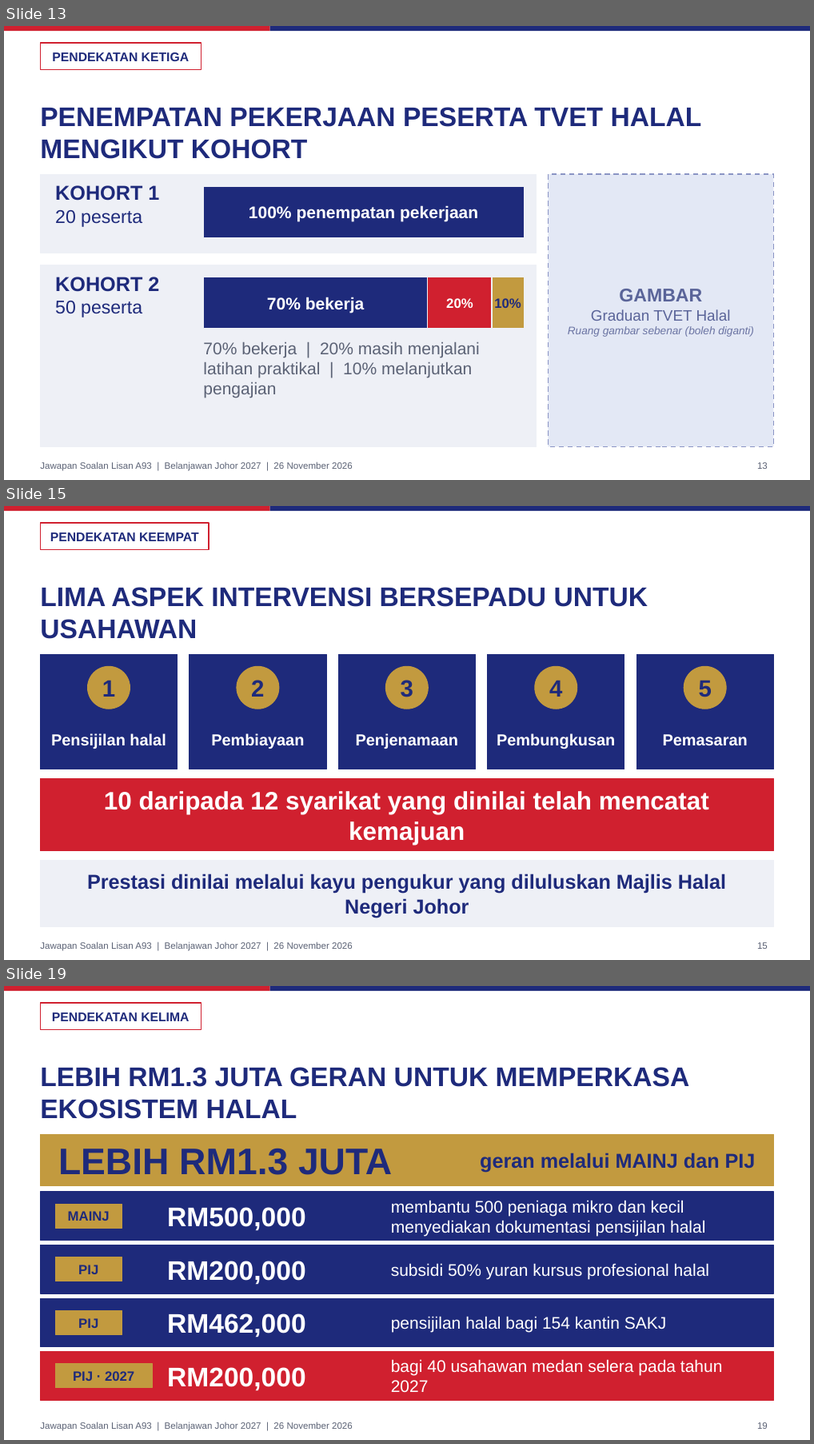
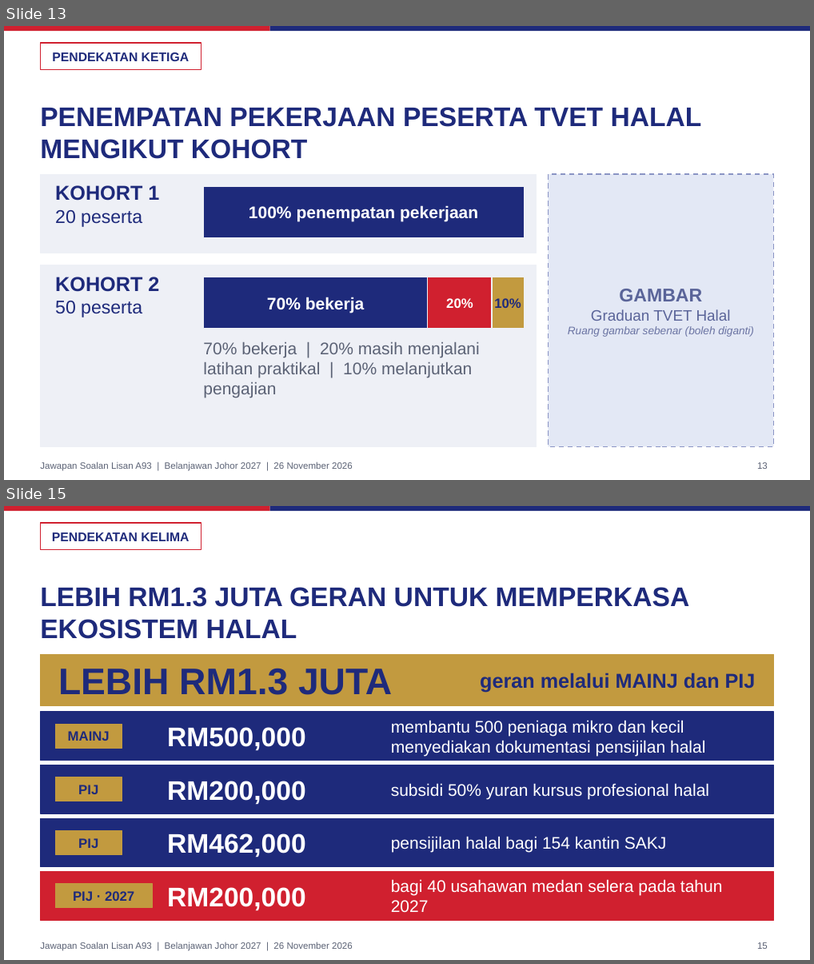
Before and after one commit to nawaljoe/Nawal, a slide deck: slides/A93_Halal_Johor_16x9.pptx. Shown one above the other, each under a label of ours: slides 13, 15 and 19 before the commit, slides 13 and 15 after it; the slides between them are not shown. The pictures are 814x1444 and 814x964 pixels, drawn with LibreOffice and Linux fonts; fonts in the diff are those of the drawing; background and template pictures are left out. Boxes give left, top, right and bottom in pixels: in the first picture for what was removed or moved away, otherwise in the second. Text is boxed around its words. In the diff, an @@ line names an element or a change of style, - is before the commit and + after.

```diff
--- a/slides/A93_Halal_Johor_16x9.pptx
+++ b/slides/A93_Halal_Johor_16x9.pptx
@@ slide 15 removed at (x1=4, y1=506, x2=810, y2=960), background #FFFFFF; not listed: 3 template elements that a slide beside it also shows @@
@@ rectangle removed at (x1=40, y1=523, x2=209, y2=549) @@
@@ text removed at (x1=50, y1=532, x2=199, y2=541) @@
-PENDEKATAN KEEMPAT
@@ title removed at (x1=40, y1=587, x2=649, y2=639) @@
-LIMA ASPEK INTERVENSI BERSEPADU UNTUK USAHAWAN
@@ rectangle removed at (x1=40, y1=654, x2=178, y2=769) @@
@@ ellipse removed at (x1=87, y1=666, x2=130, y2=708) @@
@@ rectangle removed at (x1=190, y1=654, x2=327, y2=769) @@
@@ ellipse removed at (x1=237, y1=666, x2=279, y2=708) @@
@@ rectangle removed at (x1=338, y1=654, x2=476, y2=769) @@
@@ ellipse removed at (x1=386, y1=666, x2=429, y2=708) @@
@@ rectangle removed at (x1=488, y1=654, x2=626, y2=769) @@
@@ ellipse removed at (x1=535, y1=666, x2=578, y2=708) @@
@@ rectangle removed at (x1=637, y1=654, x2=774, y2=769) @@
@@ ellipse removed at (x1=685, y1=666, x2=727, y2=708) @@
@@ text removed at (x1=102, y1=680, x2=115, y2=696) @@
-1
@@ text removed at (x1=251, y1=680, x2=264, y2=696) @@
-2
@@ text removed at (x1=401, y1=680, x2=414, y2=697) @@
-3
@@ text removed at (x1=550, y1=680, x2=562, y2=696) @@
-4
@@ text removed at (x1=699, y1=680, x2=712, y2=697) @@
-5
@@ text removed at (x1=51, y1=733, x2=166, y2=748) @@
-Pensijilan halal
@@ text removed at (x1=211, y1=733, x2=304, y2=748) @@
-Pembiayaan
@@ text removed at (x1=356, y1=733, x2=458, y2=748) @@
-Penjenamaan
@@ text removed at (x1=497, y1=733, x2=615, y2=748) @@
-Pembungkusan
@@ text removed at (x1=663, y1=734, x2=748, y2=745) @@
-Pemasaran
@@ rectangle removed at (x1=40, y1=778, x2=774, y2=851) @@
@@ text removed at (x1=104, y1=791, x2=710, y2=844) @@
-10 daripada 12 syarikat yang dinilai telah mencatat kemajuan
@@ rectangle removed at (x1=40, y1=860, x2=774, y2=927) @@
@@ text removed at (x1=87, y1=873, x2=726, y2=917) @@
-Prestasi dinilai melalui kayu pengukur yang diluluskan Majlis Halal Negeri Johor
@@ page number removed at (x1=758, y1=942, x2=768, y2=948) @@
-15
@@ what was slide 19 is now slide 15 @@
```
Also in this commit, not shown: 1 slide changed, 3 other slides removed, 4 other files.
